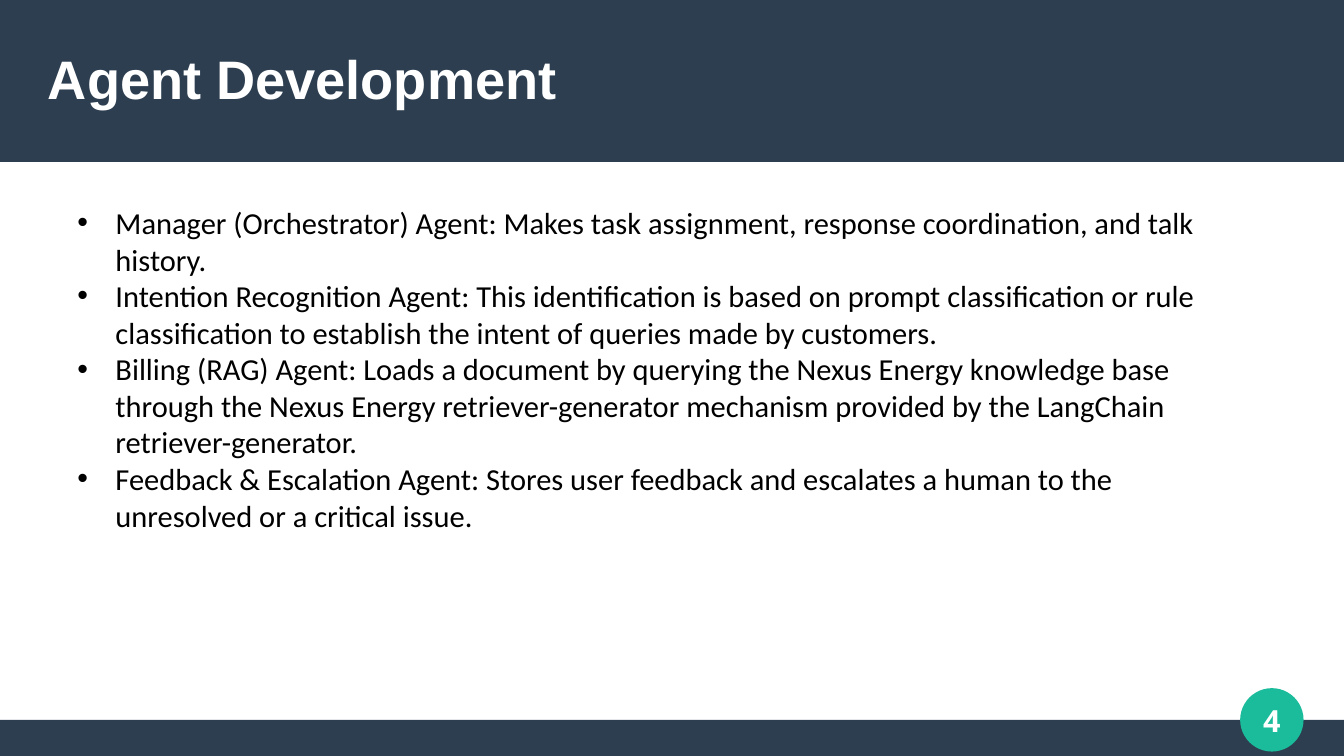
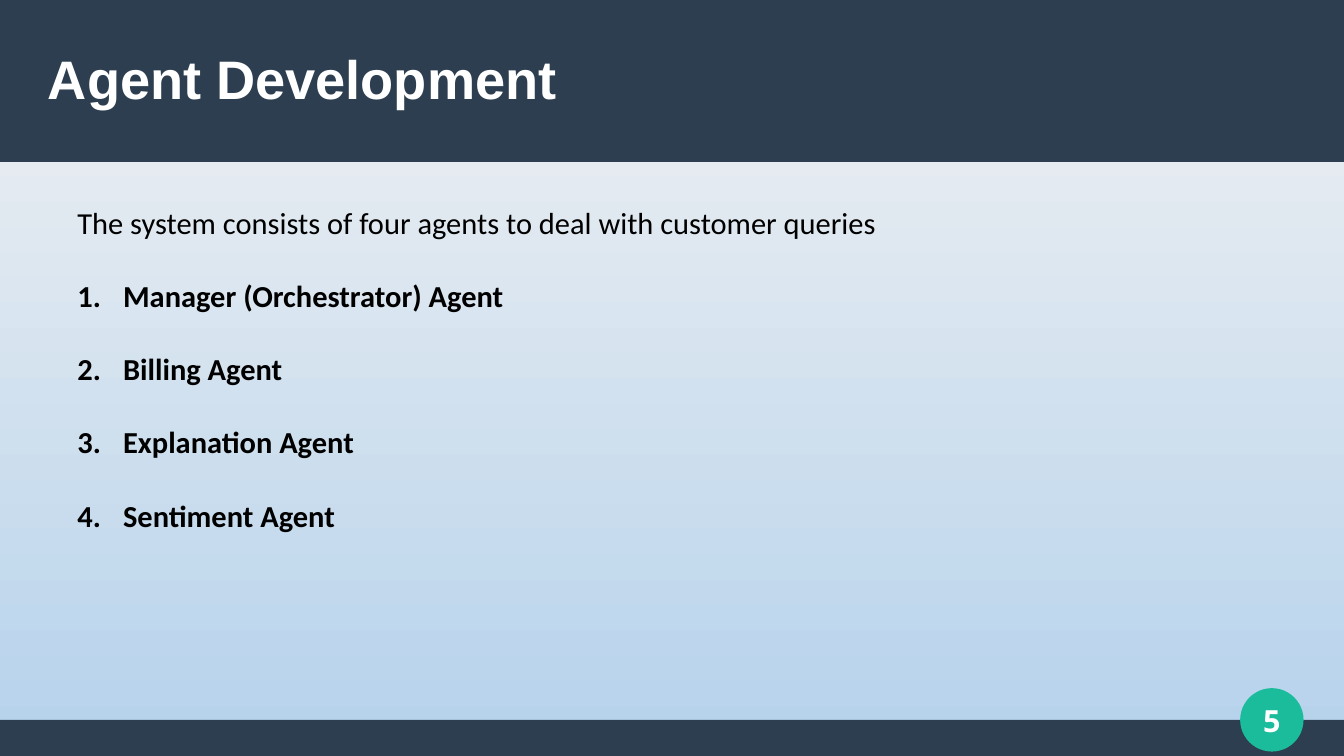
Before and after one commit to raalrwai/Multi-Agent-RAG-Utility-App, a slide deck: slide 5 of presentation/RAG_Slidess.odp (slide 4 before the commit). Drawn at 1344x756 pixels with LibreOffice and Linux fonts; fonts in the diff are those of the drawing. Boxes give left, top, right and bottom in pixels: in the first picture for what was removed or moved away, otherwise in the second. Text is boxed around its words. In the diff, an @@ line names an element or a change of style, - is before the commit and + after.

Commit message:
Edited presentation and agents

```diff
--- a/presentation/RAG_Slidess.odp
+++ b/presentation/RAG_Slidess.odp
@@ background #FFFFFF to gradient #F2F2F2 to #B5D2EC @@
@@ text at [77, 213, 876, 532]: text changed; bold on @@
-• Manager (Orchestrator) Agent: Makes task assignment, response coordination, and talk history.
-• Intention Recognition Agent: This identification is based on prompt classification or rule classification to establish the intent of queries made by customers.
-• Billing (RAG) Agent: Loads a document by querying the Nexus Energy knowledge base through the Nexus Energy retriever-generator mechanism provided by the LangChain retriever-generator.
-• Feedback & Escalation Agent: Stores user feedback and escalates a human to the unresolved or a critical issue.
+The system consists of four agents to deal with customer queries
+1. Manager (Orchestrator) Agent
+2. Billing Agent
+3. Explanation Agent
+4. Sentiment Agent
@@ page number at [1263, 710, 1280, 733]: text changed @@
-4
+5
```
Also in this commit, not shown: 5 other slides changed, 6 slides added, 4 slides removed, 8 other files.
